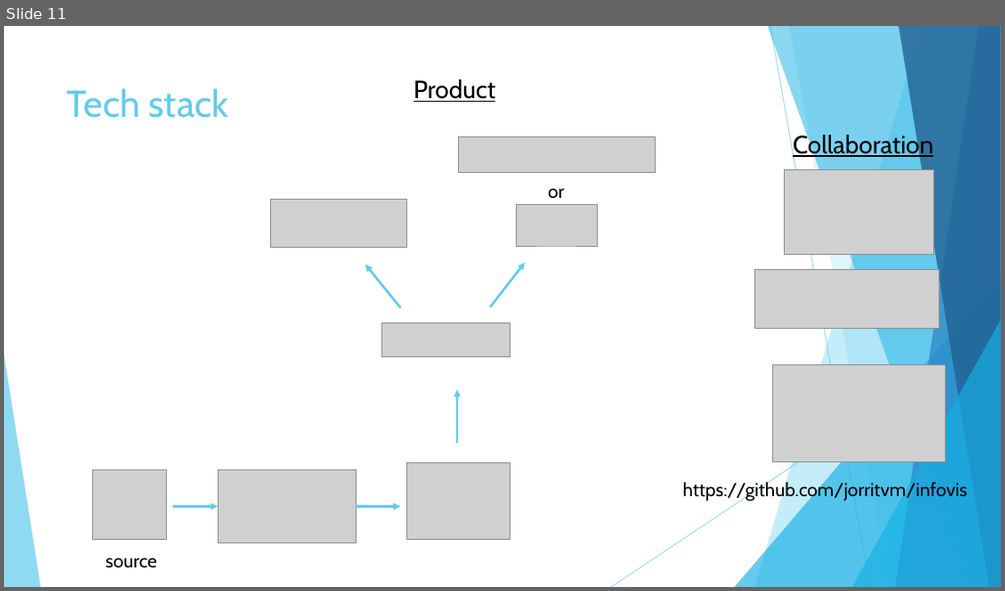
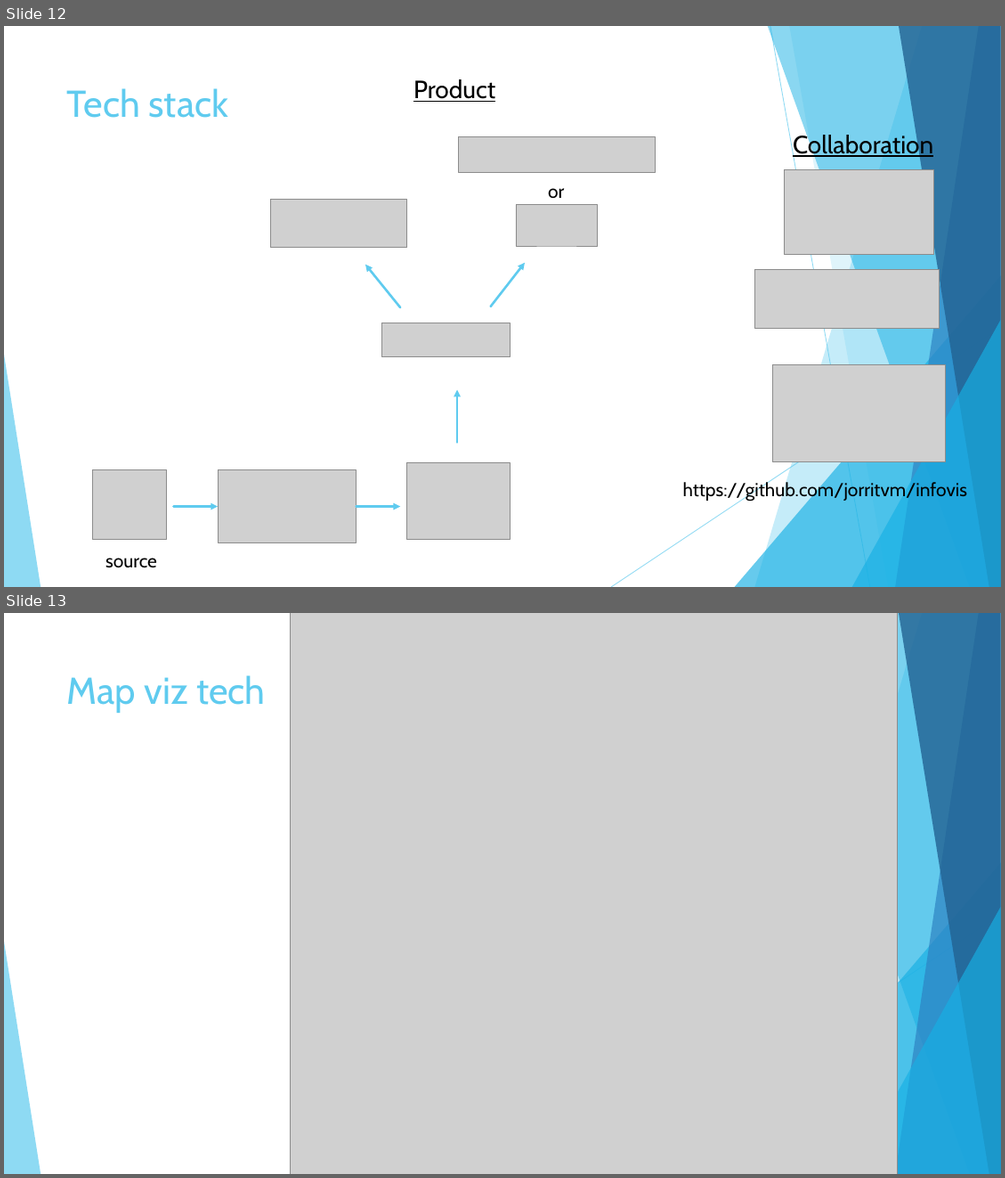
Before and after one commit to jorritvm/infovis, a slide deck: doc/midterm_presentation/group2_midterm_presentation.pptx. Shown one above the other, each under a label of ours: slide 11 before the commit, slides 12 and 13 after it. The pictures are 1005x591 and 1005x1178 pixels, drawn with LibreOffice and Linux fonts; fonts in the diff are those of the drawing; grey boxes stand for pictures. Boxes give left, top, right and bottom in pixels: in the first picture for what was removed or moved away, otherwise in the second. Text is boxed around its words. In the diff, an @@ line names an element or a change of style, - is before the commit and + after.

```diff
--- a/doc/midterm_presentation/group2_midterm_presentation.pptx
+++ b/doc/midterm_presentation/group2_midterm_presentation.pptx
@@ slide 13 added at <box>4,613,1001,1174</box>, background #FFFFFF; not listed: 9 template elements that a slide beside it also shows @@
@@ picture added at <box>291,613,898,1174</box> @@
@@ title added at <box>67,675,265,713</box>, 36 pt, text #5FCBEF @@
+Map viz tech
@@ what was slide 11 is now slide 12 @@
```
Also in this commit, not shown: 1 other slide added.
